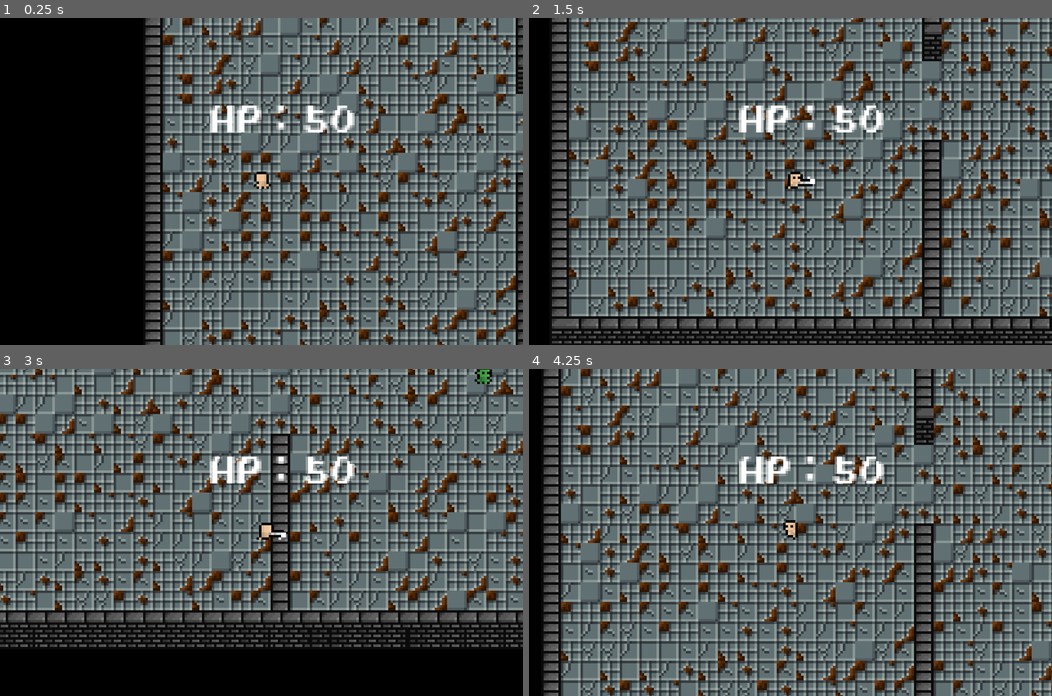
Above: before the commit, frames 1-4 (two rows, left to right).
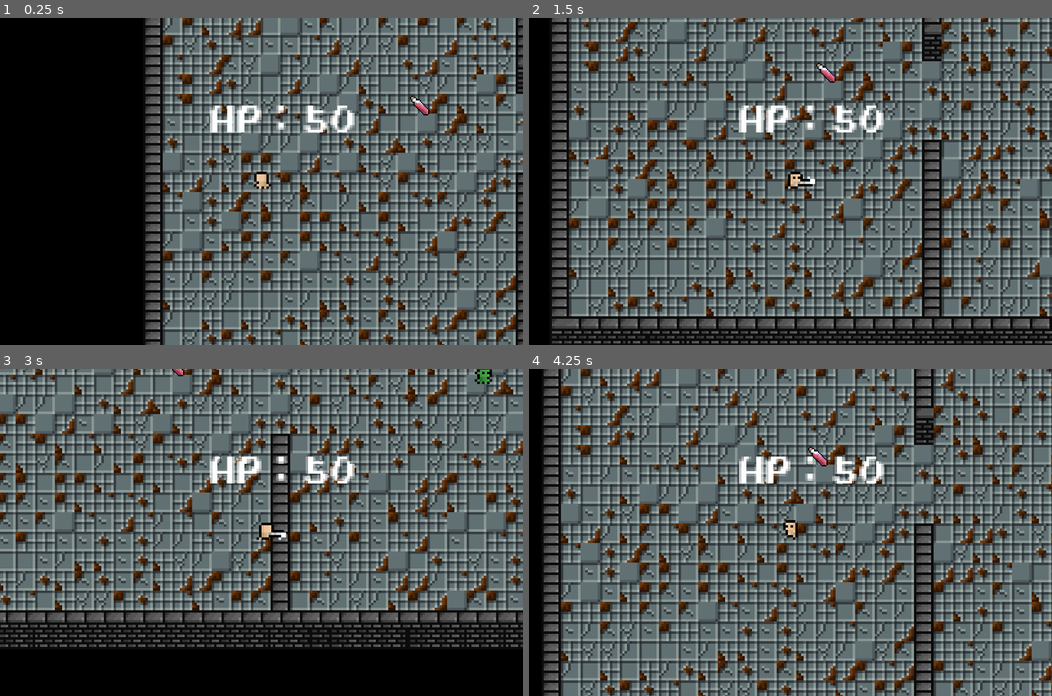
Above: after the commit, the same moments.

Repository: PeerapatTa3/GameDev2D-project
Game: Godot game, scene res://Scene/test.tscn
Same seed, same stepped clock (60 frames per second), same inputs: the game is played once before the commit and once after it.
Inputs (mouse positions are in pixels of both pictures, inside the frame that each line leads up to):
- Up to frame 1 (0.25 s): no input
- Up to frame 2 (1.5 s): tap Enter at 0.5 s; move the mouse to (905, 165) at 0.52 s; press the mouse at (905, 165) at 0.53 s; hold D (move_right) 0.53-1.28 s; move the mouse to (685, 197) at 1.27 s; release the mouse at (685, 197) at 1.28 s; hold S (move_down) from 1.28 s (still down); click (685, 197) at 1.35 s
- Up to frame 3 (3 s): move the mouse to (313, 460) at 2.02 s; release S (move_down) at 2.03 s; press the mouse at (313, 460) at 2.03 s; hold D (move_right) 2.03-2.78 s; move the mouse to (235, 597) at 2.77 s; release the mouse at (235, 597) at 2.78 s; hold W (move_up) from 2.78 s (still down); click (235, 597) at 2.85 s
- Up to frame 4 (4.25 s): move the mouse to (947, 581) at 3.52 s; release W (move_up) at 3.53 s; press the mouse at (947, 581) at 3.53 s; hold A (move_left) from 3.53 s (still down)

The runs differ from the first frame. In frame 1, 0.1% of the frame differs, in the area x 78-83%, y 23-30%; in frame 2, 0.1%; in frame 3, less than 0.1%; in frame 4, 0.1%.

Commit message:
Add item

Diff:
--- /dev/null
+++ b/GameDev2D/GameDev2D/Components/item_component.tscn
@@ -0,0 +1,8 @@
+[gd_scene load_steps=2 format=3 uid="uid://dt4ug2m6sh2bb"]
+
+[ext_resource type="Script" uid="uid://cg6ukkeqm0v84" path="res://Scene/Items/item.gd" id="1_p2w40"]
+
+[node name="ItemComponent" type="Area2D"]
+script = ExtResource("1_p2w40")
+
+[connection signal="body_entered" from="." to="." method="_on_body_entered"]
--- a/GameDev2D/GameDev2D/Components/move_component.tscn
+++ b/GameDev2D/GameDev2D/Components/move_component.tscn
@@ -1,6 +1,6 @@
 [gd_scene load_steps=2 format=3 uid="uid://d1eeytly066wh"]
 
-[ext_resource type="Script" uid="uid://b2hkvef6l7pjg" path="res://move_component.gd" id="1_d6p1d"]
+[ext_resource type="Script" uid="uid://b2hkvef6l7pjg" path="res://Components/move_component.gd" id="1_d6p1d"]
 
 [node name="MoveComponent" type="Node2D"]
 script = ExtResource("1_d6p1d")
--- a/GameDev2D/GameDev2D/Components/path_finding_component.gd
+++ b/GameDev2D/GameDev2D/Components/path_finding_component.gd
@@ -3,7 +3,7 @@
 @export var timer : float
 @export var detection_length : int
 
-@onready var player = get_tree().get_nodes_in_group("Player").get(0)
+@onready var player = get_tree().get_first_node_in_group("Player")
 @onready var parent : Node = get_parent()
 @onready var original_position :Vector2 = global_position
 
--- /dev/null
+++ b/GameDev2D/GameDev2D/Scene/Items/damage_potion.tscn
@@ -0,0 +1,22 @@
+[gd_scene load_steps=5 format=3 uid="uid://bfsc8yc2mwpjx"]
+
+[ext_resource type="Script" uid="uid://pub6uib3lkm2" path="res://damage_potion.gd" id="1_xi36g"]
+[ext_resource type="Texture2D" uid="uid://cpn40nn1c2vxs" path="res://Image/16x16 RPG Item Pack/Item__29.png" id="2_uaas8"]
+[ext_resource type="PackedScene" uid="uid://dt4ug2m6sh2bb" path="res://Components/item_component.tscn" id="3_ym71k"]
+
+[sub_resource type="CapsuleShape2D" id="CapsuleShape2D_eyq1l"]
+radius = 4.0
+height = 18.0
+
+[node name="DamagePotion" type="Node2D"]
+script = ExtResource("1_xi36g")
+
+[node name="Sprite2D" type="Sprite2D" parent="."]
+texture = ExtResource("2_uaas8")
+
+[node name="ItemComponent" parent="." node_paths=PackedStringArray("Item") instance=ExtResource("3_ym71k")]
+Item = NodePath("..")
+
+[node name="CollisionShape2D" type="CollisionShape2D" parent="ItemComponent"]
+rotation = 2.4487
+shape = SubResource("CapsuleShape2D_eyq1l")
--- /dev/null
+++ b/GameDev2D/GameDev2D/Scene/Items/item.gd
@@ -0,0 +1,9 @@
+extends Area2D
+class_name ItemCompoenent
+
+@export var Item : Node
+
+func _on_body_entered(body: Node2D) -> void:
+	if body.is_in_group("Player") and Item:
+		Item.picked_up()
+		get_parent().queue_free()
--- a/GameDev2D/GameDev2D/Scene/test.tscn
+++ b/GameDev2D/GameDev2D/Scene/test.tscn
@@ -1,8 +1,9 @@
-[gd_scene load_steps=4 format=3 uid="uid://ca5bjrnfbtykt"]
+[gd_scene load_steps=5 format=3 uid="uid://ca5bjrnfbtykt"]
 
 [ext_resource type="PackedScene" uid="uid://mxy4iubwpwox" path="res://Scene/test_ground.tscn" id="1_o6ksy"]
 [ext_resource type="PackedScene" uid="uid://hcbw0fopbrsl" path="res://Scene/GameCharacter/player_v_2.tscn" id="2_vrsyt"]
 [ext_resource type="PackedScene" uid="uid://doeagxnlrd8l0" path="res://Scene/GameCharacter/dummy.tscn" id="3_vrsyt"]
+[ext_resource type="PackedScene" uid="uid://bfsc8yc2mwpjx" path="res://Scene/Items/damage_potion.tscn" id="4_asc4v"]
 
 [node name="Test" type="Node2D"]
 scale = Vector2(6, 6)
@@ -19,3 +20,7 @@
 [node name="Dummy2" parent="." node_paths=PackedStringArray("goal") instance=ExtResource("3_vrsyt")]
 position = Vector2(223, 34)
 goal = NodePath("../PlayerV2")
+
+[node name="DamagePotion" parent="." instance=ExtResource("4_asc4v")]
+position = Vector2(96.8333, 68.6667)
+scale = Vector2(0.5, 0.5)
--- /dev/null
+++ b/GameDev2D/GameDev2D/States/EnemyIdle.gd
@@ -0,0 +1,5 @@
+extends State
+class_name EnemyIdle
+
+func physic_update(delta):
+	pass
--- /dev/null
+++ b/GameDev2D/GameDev2D/States/state.gd
@@ -0,0 +1,16 @@
+extends Node
+class_name State
+
+signal Transitioned
+
+func enter():
+	pass
+
+func exit():
+	pass
+
+func update(delta : float):
+	pass
+
+func physic_update(delta : float):
+	pass
--- /dev/null
+++ b/GameDev2D/GameDev2D/States/state_machine.gd
@@ -0,0 +1,37 @@
+extends Node
+
+@export var initial_state : State
+
+var current_state : State
+var states : Dictionary = {}
+
+func _ready() -> void:
+	for child in get_children():
+		if child is State:
+			states[child.name.to_lower()] = child
+			child.Transitioned.connect(on_child_transition)
+	if initial_state:
+		initial_state.enter()
+		current_state = initial_state
+
+func _process(delta: float) -> void:
+	if current_state:
+		current_state.update(delta)
+
+func _physics_process(delta: float) -> void:
+	if current_state:
+		current_state.physic_update(delta)
+
+func on_child_transition(state, new_state_name):
+	if state != current_state:
+		return
+
+	var new_state = states.get(new_state_name.to_lower())
+	if !new_state:
+		return
+
+	if current_state:
+		current_state.exit()
+
+	new_state.enter()
+	current_state = new_state
--- /dev/null
+++ b/GameDev2D/GameDev2D/States/state_machine.tscn
@@ -0,0 +1,6 @@
+[gd_scene load_steps=2 format=3 uid="uid://dxa6vunbswyu5"]
+
+[ext_resource type="Script" uid="uid://lnya4feykrn2" path="res://States/state_machine.gd" id="1_yf3jm"]
+
+[node name="State Machine" type="Node"]
+script = ExtResource("1_yf3jm")
--- /dev/null
+++ b/GameDev2D/GameDev2D/damage_potion.gd
@@ -0,0 +1,9 @@
+extends Node2D
+
+var player
+
+func _ready() -> void:
+	player = get_tree().get_first_node_in_group("Player")
+
+func picked_up():
+	print("picked")
--- a/GameDev2D/GameDev2D/game_manager.gd
+++ b/GameDev2D/GameDev2D/game_manager.gd
@@ -1,3 +1,9 @@
 extends Node
 
-@onready var Player = $"../Player"
+var player
+var playerHP
+var coin
+
+func _ready() -> void:
+	player = get_tree().get_first_node_in_group("Player")
+	player.get_node("HealthComponent")
--- a/GameDev2D/GameDev2D/project.godot
+++ b/GameDev2D/GameDev2D/project.godot
@@ -19,6 +19,19 @@
 
 window/size/viewport_width=1280
 window/size/viewport_height=800
+
+[file_customization]
+
+folder_colors={
+"res://Components/": "yellow",
+"res://Font/": "green",
+"res://Image/": "blue",
+"res://Scene/": "purple",
+"res://Scene/Items/": "purple",
+"res://Script/": "pink",
+"res://States/": "teal",
+"res://animation/": "orange"
+}
 
 [input]
 
Renamed: GameDev2D/GameDev2D/move_component.gd -> GameDev2D/GameDev2D/Components/move_component.gd
Renamed: GameDev2D/GameDev2D/move_component.gd.uid -> GameDev2D/GameDev2D/Components/move_component.gd.uid
Binary file added: GameDev2D/GameDev2D/Image/16x16 RPG Item Pack/Item__00.png
Not shown, added: GameDev2D/GameDev2D/Image/16x16 RPG Item Pack/Item__00.png.import
Binary file added: GameDev2D/GameDev2D/Image/16x16 RPG Item Pack/Item__01.png
Not shown, added: GameDev2D/GameDev2D/Image/16x16 RPG Item Pack/Item__01.png.import
Binary file added: GameDev2D/GameDev2D/Image/16x16 RPG Item Pack/Item__02.png
Not shown, added: GameDev2D/GameDev2D/Image/16x16 RPG Item Pack/Item__02.png.import
Binary file added: GameDev2D/GameDev2D/Image/16x16 RPG Item Pack/Item__03.png
Not shown, added: GameDev2D/GameDev2D/Image/16x16 RPG Item Pack/Item__03.png.import
Binary file added: GameDev2D/GameDev2D/Image/16x16 RPG Item Pack/Item__04.png
Not shown, added: GameDev2D/GameDev2D/Image/16x16 RPG Item Pack/Item__04.png.import
(and 143 more such lines)
